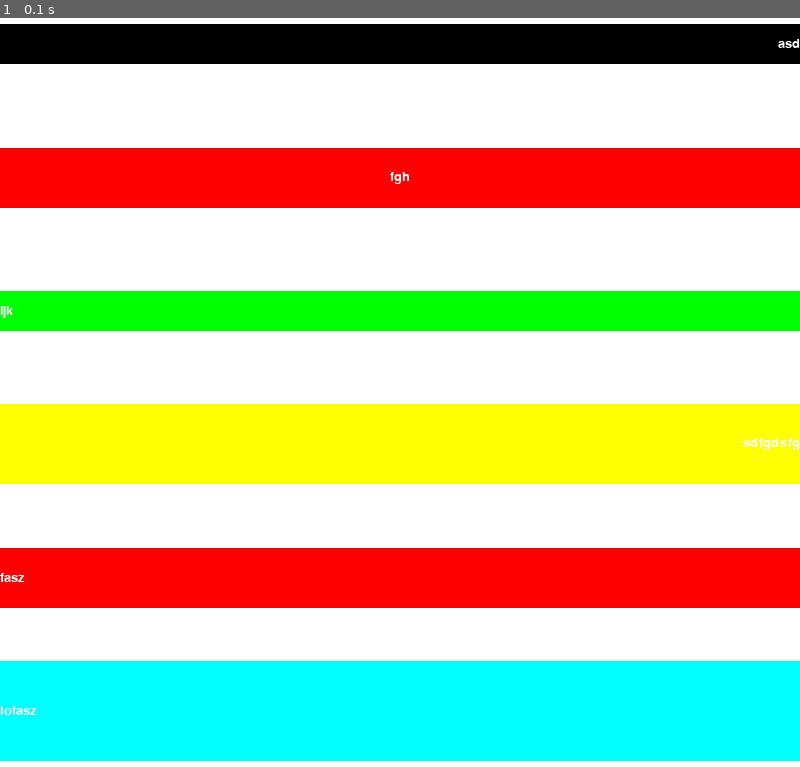
Above: before the commit, frame 1.
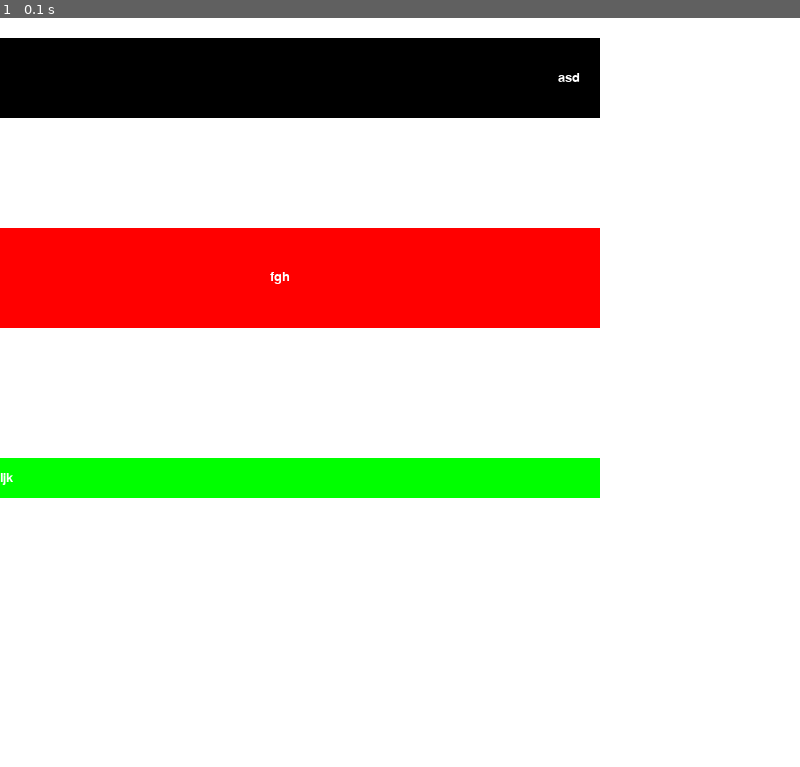
Above: after the commit, the same moment.

Repository: devFlashcap/PyGameGUI
Game: pygame game, started from main.py
The game is run twice, just before and just after one commit, with the same random seed, the same clock (stepped at 60 frames per second) and the same inputs.
Inputs:
- Up to frame 1 (0.1 s): no input

The runs differ from the first frame. In frame 1, 61% of the frame differs, in the area x 0-100%, y 0-100%.

Commit message:
Added padding option for buttons

Diff:
--- a/button.py
+++ b/button.py
@@ -3,7 +3,7 @@
 from textalign import TextAlign
 
 class Button(Control):
-    def __init__(self, text, rect, backgroundColor, fontColor, fontSize, textAlign = TextAlign.Left, hoverBackgroundColor = (0, 0, 0), hoverFontColor = (255, 255, 255)):
+    def __init__(self, text, rect, backgroundColor, fontColor, fontSize, textAlign = TextAlign.Left, hoverBackgroundColor = (0, 0, 0), hoverFontColor = (255, 255, 255), padding = (0,0,0,0)):
         self.rect = rect
         self.backgroundColor = backgroundColor
         self.fontColor = fontColor
@@ -14,27 +14,49 @@
         self.textAlign = textAlign
         self.text = text
         self.label = None
-        self.labelRect = None
+        self.labelPosition = None
+        self.padding = padding
+        self.calculatePaddings()
+        self.calculateTextPosition()
 
     def calculateTextPosition(self):
         self.label = self.font.render(self.text, True, self.fontColor)
-        self.labelRect = self.label.get_rect()
+        labelRect = self.label.get_rect()
 
-        textXPos = self.rect.x
-        textYPos = self.rect.y + self.rect.height / 2 - self.labelRect.height / 2
+        paddingTop, paddingBottom, paddingLeft, paddingRight = self.padding
+
+        textXPos = self.rect.x + paddingLeft - paddingRight
+        textYPos = self.rect.y + self.rect.height / 2 - labelRect.height / 2 + paddingTop - paddingBottom
 
         match self.textAlign:
             case TextAlign.Left:
-                pass
+                textXPos = textXPos
             case TextAlign.Center:
-                textXPos = textXPos + self.rect.width / 2 - self.labelRect.width / 2
+                textXPos = textXPos + self.rect.width / 2 - labelRect.width / 2
             case TextAlign.Right:
-                textXPos = textXPos + self.rect.width - self.labelRect.width
+                textXPos = textXPos + self.rect.width - labelRect.width
 
-        return (textXPos, textYPos)
+
+        if textYPos + labelRect.height > self.rect.bottom:
+            textYPos = self.rect.bottom - labelRect.height
+        if textYPos < 0:
+            textYPos = 0
+
+        if textXPos + labelRect.width > self.rect.right:
+            textXPos = self.rect.right - labelRect.width
+        if textXPos < 0:
+            textXPos = 0
+
+        self.labelPosition = (textXPos, textYPos)
+
+    def calculatePaddings(self):
+        paddingTop, paddingBottom, paddingLeft, paddingRight = self.padding
+
+        self.rect.height = self.rect.height + paddingTop + paddingBottom
+        self.rect.width = self.rect.width + paddingLeft + paddingRight
+
 
     def draw(self, window):
         pygame.draw.rect(window, self.backgroundColor, self.rect)
-
         textPosition = self.calculateTextPosition()
-        window.blit(self.label, textPosition)
+        window.blit(self.label, self.labelPosition)
--- a/control.py
+++ b/control.py
@@ -4,8 +4,8 @@
 class Control:
     def __init__(self):
         self.id = uuid.uuid1()
-        self.margin = ('0')
-        self.padding = ('0')
+        self.margin = (0,0,0,0)
+        self.padding = (0,0,0,0)
         self.rect = None
 
     def setRect(self, rect):
--- a/main.py
+++ b/main.py
@@ -27,20 +27,14 @@
 
 def draw(window):
     window.fill((255,255,255))
-    button = Button("asd", pygame.Rect(0,0,200,40), (0,0,0), (255,255,255), 20, TextAlign.Right)
-    button2 = Button("fgh", pygame.Rect(0,0,200,60), (255,0,0), (255,255,255), 20, TextAlign.Center)
+    button = Button("asd", pygame.Rect(0,0,200,40), (0,0,0), (255,255,255), 20, TextAlign.Right, padding=(20, 20, 20, 40))
+    button2 = Button("fgh", pygame.Rect(0,0,200,60), (255,0,0), (255,255,255), 20, TextAlign.Center, padding=(20, 20, 20, 40))
     button3 = Button("ijk", pygame.Rect(0,0,200,40), (0,255,0), (255,255,255), 20)
-    button4 = Button("sdfgdsfg", pygame.Rect(0,0,200,80), (255,255,0), (255,255,255), 20, TextAlign.Right)
-    button5 = Button("fasz", pygame.Rect(0,0,200,60), (255,0,0), (255,255,255), 20)
-    button6 = Button("lofasz", pygame.Rect(0,0,200,100), (0,255,255), (255,255,255), 20)
 
-    verticalLayout = VerticalLayout(pygame.Rect(0,0,800,800))
+    verticalLayout = VerticalLayout(pygame.Rect(0,0,600,600))
     verticalLayout.addControl(button)
     verticalLayout.addControl(button2)
     verticalLayout.addControl(button3)
-    verticalLayout.addControl(button4)
-    verticalLayout.addControl(button5)
-    verticalLayout.addControl(button6)
 
     verticalLayout.draw(window)
 
--- a/sizeunits.py
+++ /dev/null
@@ -1,5 +0,0 @@
-from enum import Enum
-
-class SizeUnits(Enum):
-    PIXELS = 1
-    PERCENTAGES = 2
--- a/verticallayout.py
+++ b/verticallayout.py
@@ -1,6 +1,5 @@
 import pygame
 from control import Control
-from sizeunits import SizeUnits
 
 class VerticalLayout(Control):
     def __init__(self, rect):
